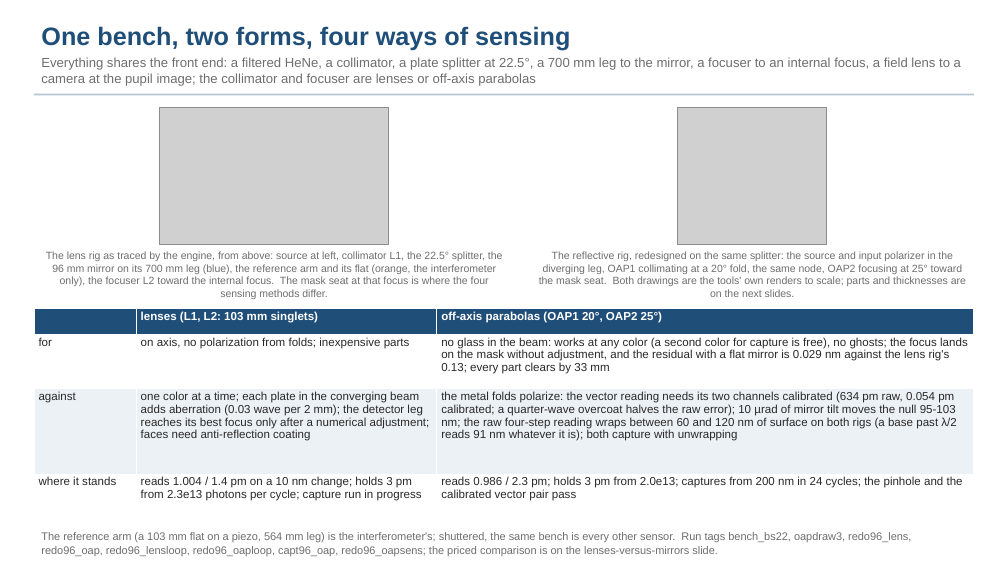
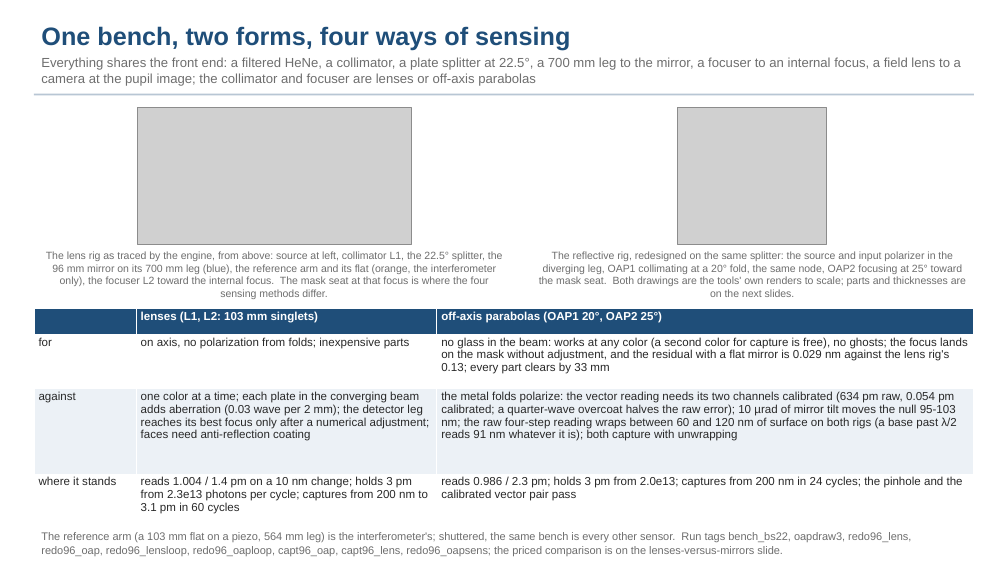
Before and after one commit to nasa-jpl/macos, a slide deck: slide 5 of demo_session/deck_gauges.pptx. Drawn at 1008x567 pixels with LibreOffice and Linux fonts; fonts in the diff are those of the drawing; grey boxes stand for pictures. Boxes give left, top, right and bottom in pixels: in the first picture for what was removed or moved away, otherwise in the second. Text is boxed around its words. In the diff, an @@ line names an element or a change of style, - is before the commit and + after.

```diff
--- a/demo_session/deck_gauges.pptx
+++ b/demo_session/deck_gauges.pptx
@@ picture: place and size @@
-picture at [160,107,389,244]
+picture at [137,107,411,244]
@@ table at [34,309,975,526] @@
-row 4, column 2: reads 1.004 / 1.4 pm on a 10 nm change; holds 3 pm from 2.3e13 photons per cycle; capture run in progress
+row 4, column 2: reads 1.004 / 1.4 pm on a 10 nm change; holds 3 pm from 2.3e13 photons per cycle; captures from 200 nm to 3.1 pm in 60 cycles
@@ text at [41,532,911,556]: text changed @@
-The reference arm (a 103 mm flat on a piezo, 564 mm leg) is the interferometer's; shuttered, the same bench is every other sensor. Run tags bench_bs22, oapdraw3, redo96_lens, redo96_oap, redo96_lensloop, redo96_oaploop, capt96_oap, redo96_oapsens; the priced comparison is on the lenses-versus-mirrors slide.
+The reference arm (a 103 mm flat on a piezo, 564 mm leg) is the interferometer's; shuttered, the same bench is every other sensor. Run tags bench_bs22, oapdraw3, redo96_lens, redo96_oap, redo96_lensloop, redo96_oaploop, capt96_oap, capt96_lens, redo96_oapsens; the priced comparison is on the lenses-versus-mirrors slide.
```
Also in this commit, not shown: 38 other slides changed, 21 other files.
